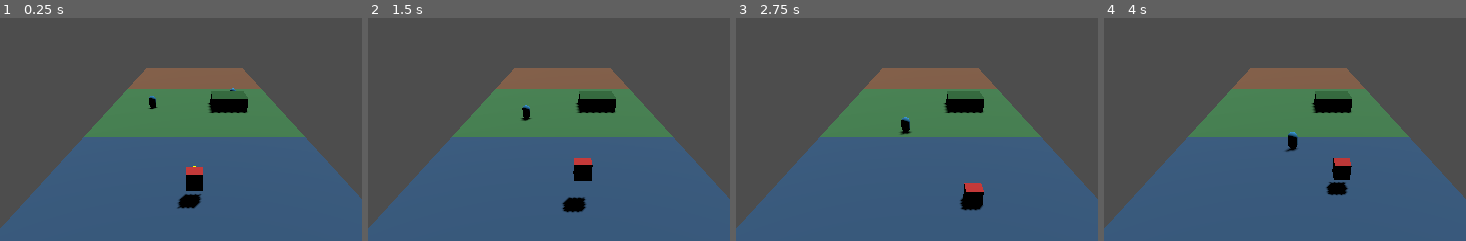
Above: before the commit, frames 1-4 (left to right).
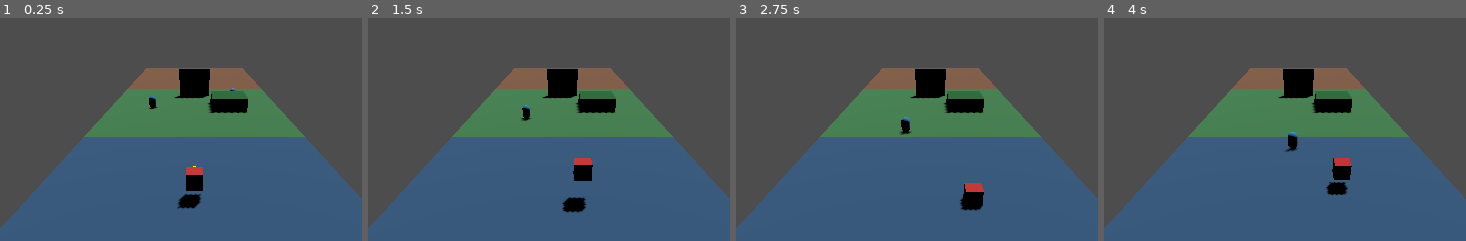
Above: after the commit, the same moments.

Repository: dfrer/BlastCave
Game: Godot game, scene res://scenes/main.tscn
The game is run twice, just before and just after one commit, with the same random seed, the same clock (stepped at 60 frames per second) and the same inputs.
Inputs (mouse positions are % of the whole screen's width and height, from its top left):
- Up to frame 1 (0.25 s): no input
- Up to frame 2 (1.5 s): tap Enter at 0.5 s; move the mouse to (79, 45) at 0.52 s; hold D (move_right) 0.53-1.28 s; tap E at 0.6 s; click (79, 45) at 0.67 s; tap Space (move_jump) at 0.77 s; move the mouse to (33, 55) at 1.27 s; hold S (move_back) from 1.28 s (still down); tap Q at 1.35 s
- Up to frame 3 (2.75 s): tap Space (move_jump) at 1.52 s; move the mouse to (66, 28) at 2.02 s; release S (move_back) at 2.03 s; hold D (move_right) from 2.03 s (still down); tap 1 at 2.1 s
- Up to frame 4 (4 s): move the mouse to (49, 70) at 2.77 s; release D (move_right) at 2.78 s; hold W (move_forward) 2.78-3.53 s; tap 2 at 2.85 s; click (49, 70) at 2.92 s; tap Space (move_jump) at 3.02, 3.77 s; move the mouse to (88, 65) at 3.52 s; hold A (move_left) from 3.53 s (still down); tap 3 at 3.6 s
The pictures show only the part of the screen within x 28-78%, y 12-62%; the shares and areas given below are measured in that part.

The runs differ from the first frame. In frame 1, 1.1% of the frame differs, in the area x 42-59%, y 22-41%; in frame 2, 1.1%; in frame 3, 1.1%; in frame 4, 1.1%.

Commit message:
Fix blast switch audio frame type

Diff:
--- a/scenes/levels/room_02_traversal.tscn
+++ b/scenes/levels/room_02_traversal.tscn
@@ -1,7 +1,9 @@
-[gd_scene load_steps=8 format=3]
+[gd_scene load_steps=14 format=3]
 
 [ext_resource type="PackedScene" path="res://scenes/enemies/basic_enemy.tscn" id="1_enemy"]
 [ext_resource type="Script" path="res://scripts/core/damage_source.gd" id="2_damage"]
+[ext_resource type="Script" path="res://scripts/puzzles/blast_switch.gd" id="3_switch"]
+[ext_resource type="PackedScene" path="res://scenes/puzzles/gate.tscn" id="4_gate"]
 
 [sub_resource type="StandardMaterial3D" id="StandardMaterial3D_1"]
 albedo_color = Color(0.25, 0.5, 0.3, 1)
@@ -17,6 +19,18 @@
 
 [sub_resource type="BoxShape3D" id="BoxShape3D_3"]
 size = Vector3(6, 1, 6)
+
+[sub_resource type="CylinderMesh" id="CylinderMesh_1"]
+bottom_radius = 0.4
+top_radius = 0.4
+height = 0.2
+
+[sub_resource type="StandardMaterial3D" id="StandardMaterial3D_3"]
+albedo_color = Color(0.2, 0.2, 0.2, 1)
+
+[sub_resource type="CylinderShape3D" id="CylinderShape3D_1"]
+height = 0.5
+radius = 0.45
 
 [node name="Room02Traversal" type="Node3D"]
 
@@ -57,3 +71,25 @@
 
 [node name="BasicEnemy2" parent="." instance=ExtResource("1_enemy")]
 transform = Transform3D(1, 0, 0, 0, 1, 0, 0, 0, 1, 5, 1, -4)
+
+[node name="Gate" parent="." instance=ExtResource("4_gate")]
+transform = Transform3D(1, 0, 0, 0, 1, 0, 0, 0, 1, 0, 0, -6)
+switch_path = NodePath("../BlastSwitch")
+
+[node name="BlastSwitch" type="Area3D" parent="."]
+transform = Transform3D(1, 0, 0, 0, 1, 0, 0, 0, 1, -4, 0.25, 0)
+script = ExtResource("3_switch")
+required_impulse = 12.0
+
+[node name="CollisionShape3D" type="CollisionShape3D" parent="BlastSwitch"]
+shape = SubResource("CylinderShape3D_1")
+
+[node name="MeshInstance3D" type="MeshInstance3D" parent="BlastSwitch"]
+mesh = SubResource("CylinderMesh_1")
+material_override = SubResource("StandardMaterial3D_3")
+
+[node name="IndicatorLight" type="OmniLight3D" parent="BlastSwitch"]
+light_energy = 0.5
+shadow_enabled = true
+
+[node name="AudioStreamPlayer3D" type="AudioStreamPlayer3D" parent="BlastSwitch"]
--- /dev/null
+++ b/scenes/puzzles/gate.tscn
@@ -0,0 +1,58 @@
+[gd_scene load_steps=6 format=3]
+
+[ext_resource type="Script" path="res://scripts/puzzles/gate.gd" id="1_gate"]
+
+[sub_resource type="BoxMesh" id="BoxMesh_1"]
+size = Vector3(4, 4, 0.5)
+
+[sub_resource type="StandardMaterial3D" id="StandardMaterial3D_1"]
+albedo_color = Color(0.35, 0.35, 0.4, 1)
+
+[sub_resource type="BoxShape3D" id="BoxShape3D_1"]
+size = Vector3(4, 4, 0.5)
+
+[sub_resource type="Animation" id="Animation_1"]
+length = 1.0
+tracks/0/type = "value"
+tracks/0/path = NodePath("GateBody:position")
+tracks/0/interp = 1
+tracks/0/loop_wrap = true
+tracks/0/imported = false
+tracks/0/enabled = true
+tracks/0/keys = {
+"times": PackedFloat32Array(0, 1),
+"transitions": PackedFloat32Array(1, 1),
+"update": 0,
+"values": [Vector3(0, 2, 0), Vector3(0, 6, 0)]
+}
+
+[sub_resource type="Animation" id="Animation_2"]
+length = 1.0
+tracks/0/type = "value"
+tracks/0/path = NodePath("GateBody:position")
+tracks/0/interp = 1
+tracks/0/loop_wrap = true
+tracks/0/imported = false
+tracks/0/enabled = true
+tracks/0/keys = {
+"times": PackedFloat32Array(0, 1),
+"transitions": PackedFloat32Array(1, 1),
+"update": 0,
+"values": [Vector3(0, 6, 0), Vector3(0, 2, 0)]
+}
+
+[node name="Gate" type="Node3D"]
+script = ExtResource("1_gate")
+
+[node name="GateBody" type="StaticBody3D" parent="."]
+position = Vector3(0, 2, 0)
+
+[node name="CollisionShape3D" type="CollisionShape3D" parent="GateBody"]
+shape = SubResource("BoxShape3D_1")
+
+[node name="MeshInstance3D" type="MeshInstance3D" parent="GateBody"]
+mesh = SubResource("BoxMesh_1")
+material_override = SubResource("StandardMaterial3D_1")
+
+[node name="AnimationPlayer" type="AnimationPlayer" parent="."]
+animations = {"close": SubResource("Animation_2"), "open": SubResource("Animation_1")}
--- a/scripts/explosives/explosive_base.gd
+++ b/scripts/explosives/explosive_base.gd
@@ -13,6 +13,7 @@
 	sphere.radius = blast_radius
 	query.shape = sphere
 	query.transform = global_transform
+	query.collide_with_areas = true
 
 	var results = space_state.intersect_shape(query)
 	for result in results:
--- /dev/null
+++ b/scripts/puzzles/blast_switch.gd
@@ -0,0 +1,62 @@
+extends Area3D
+class_name BlastSwitch
+
+signal toggled(active: bool)
+
+@export var is_active: bool = false
+@export var required_impulse: float = 0.0
+@export var active_color: Color = Color(0.2, 1.0, 0.3)
+@export var inactive_color: Color = Color(1.0, 0.2, 0.2)
+@export var active_energy: float = 2.5
+@export var inactive_energy: float = 0.5
+
+@onready var indicator_light: OmniLight3D = get_node_or_null("IndicatorLight")
+@onready var audio_player: AudioStreamPlayer3D = get_node_or_null("AudioStreamPlayer3D")
+
+func _ready() -> void:
+	_update_feedback(false)
+
+func apply_blast_impulse(impulse: Vector3) -> void:
+	if required_impulse > 0.0 and impulse.length() < required_impulse:
+		return
+	toggle()
+
+func toggle() -> void:
+	set_active(!is_active)
+
+func set_active(active: bool) -> void:
+	if is_active == active:
+		return
+	is_active = active
+	_update_feedback(true)
+	emit_signal("toggled", is_active)
+
+func _update_feedback(play_sound: bool) -> void:
+	if indicator_light:
+		indicator_light.light_color = active_color if is_active else inactive_color
+		indicator_light.light_energy = active_energy if is_active else inactive_energy
+	if play_sound:
+		_play_toggle_sound()
+
+func _play_toggle_sound() -> void:
+	if not audio_player:
+		return
+	if audio_player.stream == null:
+		var generator = AudioStreamGenerator.new()
+		generator.mix_rate = 44100
+		audio_player.stream = generator
+	if not audio_player.playing:
+		audio_player.play()
+	var playback = audio_player.get_stream_playback() as AudioStreamGeneratorPlayback
+	if not playback:
+		return
+
+	var mix_rate = 44100.0
+	var duration = 0.08
+	var frames = int(duration * mix_rate)
+	var frequency = 880.0 if is_active else 440.0
+	var amplitude = 0.2
+	for i in range(frames):
+		var t = float(i) / mix_rate
+		var sample = sin(TAU * frequency * t) * amplitude
+		playback.push_frame(Vector2(sample, sample))
--- /dev/null
+++ b/scripts/puzzles/gate.gd
@@ -0,0 +1,31 @@
+extends Node3D
+class_name Gate
+
+@export var is_open: bool = false
+@export var switch_path: NodePath
+
+@onready var animation_player: AnimationPlayer = get_node_or_null("AnimationPlayer")
+
+func _ready() -> void:
+	set_open(is_open, false)
+	if switch_path != NodePath():
+		var switch_node = get_node_or_null(switch_path)
+		if switch_node and switch_node.has_signal("toggled"):
+			switch_node.connect("toggled", Callable(self, "_on_switch_toggled"))
+
+func set_open(open: bool, play_anim: bool = true) -> void:
+	is_open = open
+	if not animation_player:
+		return
+	var animation_name = "open" if open else "close"
+	if not animation_player.has_animation(animation_name):
+		return
+	if play_anim:
+		animation_player.play(animation_name)
+		return
+	animation_player.play(animation_name)
+	animation_player.seek(animation_player.current_animation_length, true)
+	animation_player.stop()
+
+func _on_switch_toggled(active: bool) -> void:
+	set_open(active, true)
